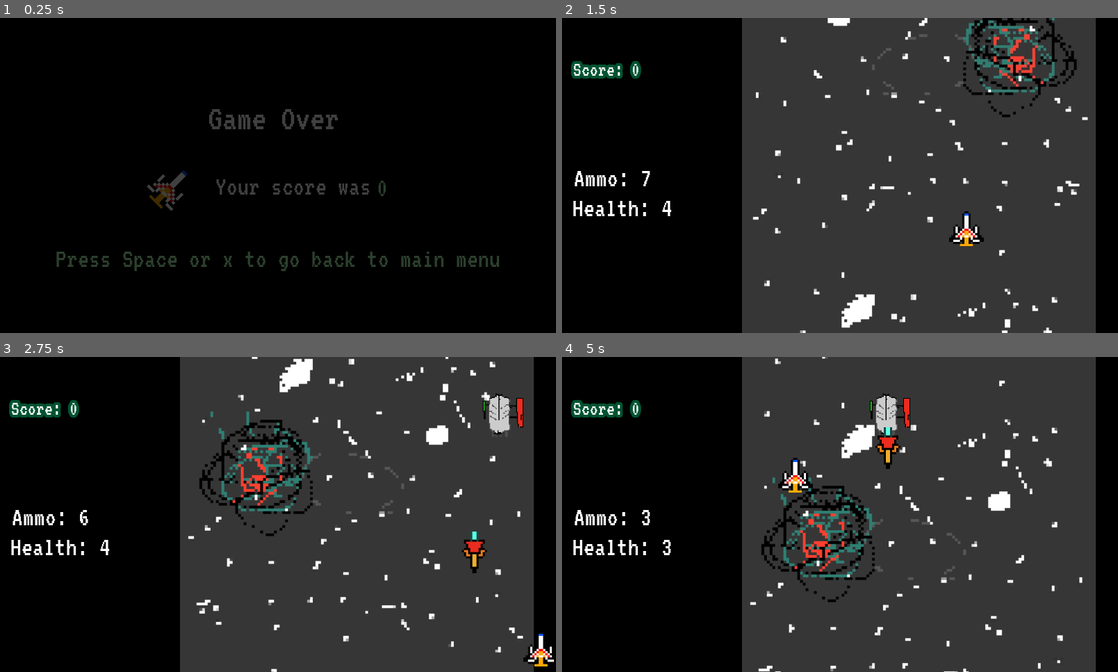
Above: before the commit, frames 1-4 (two rows, left to right).
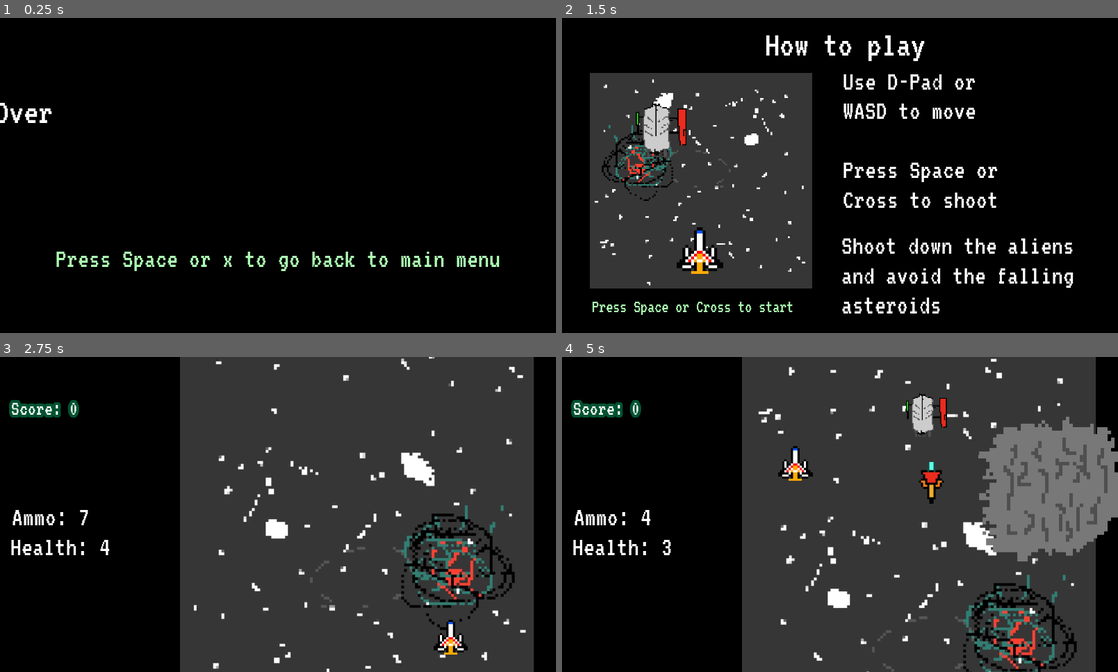
Above: after the commit, the same moments.

Repository: jiwookki/new-grBattle
Game: Godot game, scene res://mainscenes/GameOver.tscn
Same seed, same stepped clock (60 frames per second), same inputs: the game is played once before the commit and once after it. This scene is started directly instead of the project's main scene.
Inputs:
- Up to frame 1 (0.25 s): no input
- Up to frame 2 (1.5 s): tap Space (player_shoot) at 0.5, 0.6, 1.25, 1.35 s; hold D (movement_right) 0.53-1.28 s; tap Enter (ui_accept) at 0.77 s; hold S (movement_down) from 1.28 s (still down)
- Up to frame 3 (2.75 s): tap Enter (ui_accept) at 1.52 s; release S (movement_down) at 2.03 s; hold D (movement_right) from 2.03 s (still down); tap Space (player_shoot) at 2.1 s
- Up to frame 4 (5 s): release D (movement_right) at 2.78 s; hold W (movement_up) 2.78-3.53 s; tap Space (player_shoot) at 2.85, 3.6, 4.35 s; tap Enter (ui_accept) at 3.02, 3.77, 4.52 s; hold A (movement_left) from 3.53 s (still down)

The runs differ from the first frame. In frame 1, 2.8% of the frame differs, in the area x 0-90%, y 26-81%; in frame 2, 72%, in the area x 1-96%, y 0-100%; in frame 3, 9.9%; in frame 4, 19%.

Commit message:
removed flashing and fades

Diff:
--- a/EnemyBullet.tscn
+++ b/EnemyBullet.tscn
@@ -2,7 +2,6 @@
 
 [ext_resource path="res://sprites/enbullet.PNG" type="Texture" id=1]
 [ext_resource path="res://BasicBullet.gd" type="Script" id=2]
-
 
 [sub_resource type="RectangleShape2D" id=3]
 extents = Vector2( 7, 12 )
--- a/Game.gd
+++ b/Game.gd
@@ -27,9 +27,5 @@
 func on_game_over():
 	print("farewell")
 	get_node("./MusicPlayer").stop()
-	get_node("./Flasher").play("Die")
-
-
-func _show_game_over(anim_name):
 	get_tree().change_scene("res://mainscenes/GameOver.tscn")
 	queue_free()
--- /dev/null
+++ b/ScoreModal.tscn
@@ -0,0 +1,66 @@
+[gd_scene load_steps=8 format=2]
+
+[ext_resource path="res://VT323-Regular.ttf" type="DynamicFontData" id=1]
+[ext_resource path="res://mainscenes/ScoreDisplay.gd" type="Script" id=2]
+[ext_resource path="res://sprites/delta1_1.png" type="Texture" id=3]
+[ext_resource path="res://audio/select.wav" type="AudioStream" id=4]
+
+[sub_resource type="DynamicFont" id=3]
+size = 48
+font_data = ExtResource( 1 )
+
+[sub_resource type="DynamicFont" id=2]
+size = 48
+outline_color = Color( 0, 0, 0, 1 )
+font_data = ExtResource( 1 )
+
+[sub_resource type="Animation" id=4]
+resource_name = "GameOver"
+length = 2.0
+loop = true
+tracks/0/type = "value"
+tracks/0/path = NodePath("ScoreModal/Delta11:rotation_degrees")
+tracks/0/interp = 1
+tracks/0/loop_wrap = true
+tracks/0/imported = false
+tracks/0/enabled = true
+tracks/0/keys = {
+"times": PoolRealArray( 0, 2 ),
+"transitions": PoolRealArray( 1, 0.267943 ),
+"update": 0,
+"values": [ 0.0, 360.0 ]
+}
+
+[node name="ScoreModal" type="Node2D"]
+
+[node name="Title2" type="Label" parent="."]
+margin_left = 371.0
+margin_top = 266.0
+margin_right = 656.0
+margin_bottom = 321.0
+custom_fonts/font = SubResource( 3 )
+text = "Your score was "
+
+[node name="ScoreDisplay" type="Label" parent="."]
+margin_left = 650.0
+margin_top = 269.0
+margin_right = 726.0
+margin_bottom = 370.0
+custom_colors/font_color = Color( 0.682353, 1, 0.705882, 1 )
+custom_fonts/font = SubResource( 2 )
+text = "0000
+"
+script = ExtResource( 2 )
+
+[node name="Delta11" type="Sprite" parent="."]
+position = Vector2( 295, 291 )
+texture = ExtResource( 3 )
+
+[node name="Delta1Spinner" type="AnimationPlayer" parent="."]
+root_node = NodePath("../..")
+autoplay = "GameOver"
+anims/GameOver = SubResource( 4 )
+
+[node name="AudioStreamPlayer" type="AudioStreamPlayer" parent="."]
+stream = ExtResource( 4 )
+autoplay = true
--- a/mainscenes/Game.tscn
+++ b/mainscenes/Game.tscn
@@ -18,21 +18,6 @@
 [ext_resource path="res://Game.gd" type="Script" id=19]
 [ext_resource path="res://EnemySpawner.gd" type="Script" id=20]
 
-[sub_resource type="Animation" id=5]
-resource_name = "Die"
-tracks/0/type = "value"
-tracks/0/path = NodePath(".:color")
-tracks/0/interp = 1
-tracks/0/loop_wrap = true
-tracks/0/imported = false
-tracks/0/enabled = true
-tracks/0/keys = {
-"times": PoolRealArray( 0, 1 ),
-"transitions": PoolRealArray( 1, 1 ),
-"update": 0,
-"values": [ Color( 1, 1, 1, 1 ), Color( 0, 0, 0, 1 ) ]
-}
-
 [sub_resource type="DynamicFont" id=2]
 size = 48
 font_data = ExtResource( 4 )
@@ -47,12 +32,6 @@
 
 [node name="Game" type="Node2D"]
 script = ExtResource( 19 )
-
-[node name="Flasher" type="AnimationPlayer" parent="."]
-root_node = NodePath("../GameOverFlash")
-anims/Die = SubResource( 5 )
-
-[node name="GameOverFlash" type="CanvasModulate" parent="."]
 
 [node name="Control" type="Control" parent="."]
 margin_right = 329.0
@@ -161,7 +140,6 @@
 autoplay = true
 
 [connection signal="score_changed" from="." to="Control/ScoreCounter" method="on_update_value"]
-[connection signal="animation_finished" from="Flasher" to="." method="_show_game_over"]
 [connection signal="area_entered" from="Delta1" to="Delta1/Health" method="_on_Delta1_area_entered"]
 [connection signal="update_ammo_count" from="Delta1/Gun" to="Control/AmmoDisp" method="on_update_value"]
 [connection signal="on_health_change" from="Delta1/Health" to="Control/HealthDisp" method="on_update_value"]
--- a/mainscenes/GameOver.tscn
+++ b/mainscenes/GameOver.tscn
@@ -1,9 +1,8 @@
-[gd_scene load_steps=10 format=2]
+[gd_scene load_steps=7 format=2]
 
 [ext_resource path="res://VT323-Regular.ttf" type="DynamicFontData" id=1]
-[ext_resource path="res://sprites/delta1_1.png" type="Texture" id=2]
-[ext_resource path="res://mainscenes/ScoreDisplay.gd" type="Script" id=3]
-[ext_resource path="res://audio/select.wav" type="AudioStream" id=5]
+[ext_resource path="res://ScoreModal.tscn" type="PackedScene" id=2]
+[ext_resource path="res://mainscenes/GameOverStart.gd" type="Script" id=3]
 
 [sub_resource type="DynamicFont" id=1]
 size = 64
@@ -11,36 +10,15 @@
 outline_color = Color( 0, 0, 0, 1 )
 font_data = ExtResource( 1 )
 
-[sub_resource type="DynamicFont" id=3]
-size = 48
-font_data = ExtResource( 1 )
-
 [sub_resource type="DynamicFont" id=2]
 size = 48
 outline_color = Color( 0, 0, 0, 1 )
 font_data = ExtResource( 1 )
 
-[sub_resource type="Animation" id=4]
-resource_name = "GameOver"
-length = 2.0
-loop = true
+[sub_resource type="Animation" id=5]
+resource_name = "Game Over"
 tracks/0/type = "value"
-tracks/0/path = NodePath("Delta11:rotation_degrees")
-tracks/0/interp = 1
-tracks/0/loop_wrap = true
-tracks/0/imported = false
-tracks/0/enabled = true
-tracks/0/keys = {
-"times": PoolRealArray( 0, 2 ),
-"transitions": PoolRealArray( 1, 0.267943 ),
-"update": 0,
-"values": [ 0.0, 360.0 ]
-}
-
-[sub_resource type="Animation" id=5]
-resource_name = "FAdeIn"
-tracks/0/type = "value"
-tracks/0/path = NodePath("CanvasModulate:color")
+tracks/0/path = NodePath("Title:margin_left")
 tracks/0/interp = 1
 tracks/0/loop_wrap = true
 tracks/0/imported = false
@@ -49,32 +27,20 @@
 "times": PoolRealArray( 0, 1 ),
 "transitions": PoolRealArray( 1, 1 ),
 "update": 0,
-"values": [ Color( 0, 0, 0, 1 ), Color( 1, 1, 1, 1 ) ]
+"values": [ -300, 350 ]
 }
 
 [node name="Control" type="Control"]
 anchor_right = 1.0
 anchor_bottom = 1.0
 
-[node name="Delta11" type="Sprite" parent="."]
-position = Vector2( 295, 291 )
-texture = ExtResource( 2 )
-
 [node name="Title" type="Label" parent="."]
-margin_left = 358.0
-margin_top = 140.0
-margin_right = 592.0
-margin_bottom = 205.0
+margin_left = -300.0
+margin_top = 130.0
+margin_right = 562.0
+margin_bottom = 195.0
 custom_fonts/font = SubResource( 1 )
 text = "Game Over"
-
-[node name="Title2" type="Label" parent="."]
-margin_left = 371.0
-margin_top = 266.0
-margin_right = 656.0
-margin_bottom = 321.0
-custom_fonts/font = SubResource( 3 )
-text = "Your score was "
 
 [node name="Start" type="Label" parent="."]
 margin_left = 95.0
@@ -84,28 +50,11 @@
 custom_colors/font_color = Color( 0.682353, 1, 0.705882, 1 )
 custom_fonts/font = SubResource( 2 )
 text = "Press Space or x to go back to main menu"
+script = ExtResource( 3 )
+game_over_display = ExtResource( 2 )
 
-[node name="ScoreDisplay" type="Label" parent="."]
-margin_left = 650.0
-margin_top = 269.0
-margin_right = 726.0
-margin_bottom = 370.0
-custom_colors/font_color = Color( 0.682353, 1, 0.705882, 1 )
-custom_fonts/font = SubResource( 2 )
-text = "0000
-"
-script = ExtResource( 3 )
+[node name="AnimationPlayer" type="AnimationPlayer" parent="."]
+autoplay = "Game Over"
+"anims/Game Over" = SubResource( 5 )
 
-[node name="AudioStreamPlayer" type="AudioStreamPlayer" parent="."]
-stream = ExtResource( 5 )
-autoplay = true
-
-[node name="Delta1Spinner" type="AnimationPlayer" parent="."]
-autoplay = "GameOver"
-anims/GameOver = SubResource( 4 )
-
-[node name="CanvasModulate" type="CanvasModulate" parent="."]
-
-[node name="FadeIn" type="AnimationPlayer" parent="."]
-autoplay = "FAdeIn"
-anims/FAdeIn = SubResource( 5 )
+[connection signal="animation_finished" from="AnimationPlayer" to="Start" method="on_animation_finished"]
--- /dev/null
+++ b/mainscenes/GameOverStart.gd
@@ -0,0 +1,19 @@
+extends Label
+
+
+# Declare member variables here. Examples:
+# var a = 2
+# var b = "text"
+export(PackedScene) var game_over_display
+
+# Called when the node enters the scene tree for the first time.
+func _ready():
+	pass # Replace with function body.
+
+
+# Called every frame. 'delta' is the elapsed time since the previous frame.
+#func _process(delta):
+#	pass
+
+func on_animation_finished(anim_name):
+	get_node("/root/Control").add_child(game_over_display.instance())
--- a/mainscenes/Tutorial.tscn
+++ b/mainscenes/Tutorial.tscn
@@ -75,6 +75,7 @@
 margin_top = 369.0
 margin_right = 899.0
 margin_bottom = 530.0
+rect_scale = Vector2( 0.997092, 1.00242 )
 rect_pivot_offset = Vector2( 197, 129 )
 custom_fonts/font = SubResource( 3 )
 text = "Shoot down the aliens
Not shown: 1 places in mainscenes/Game.tscn that only renumber resources
Not shown, changed: Gamma Ray Battle .vpk
